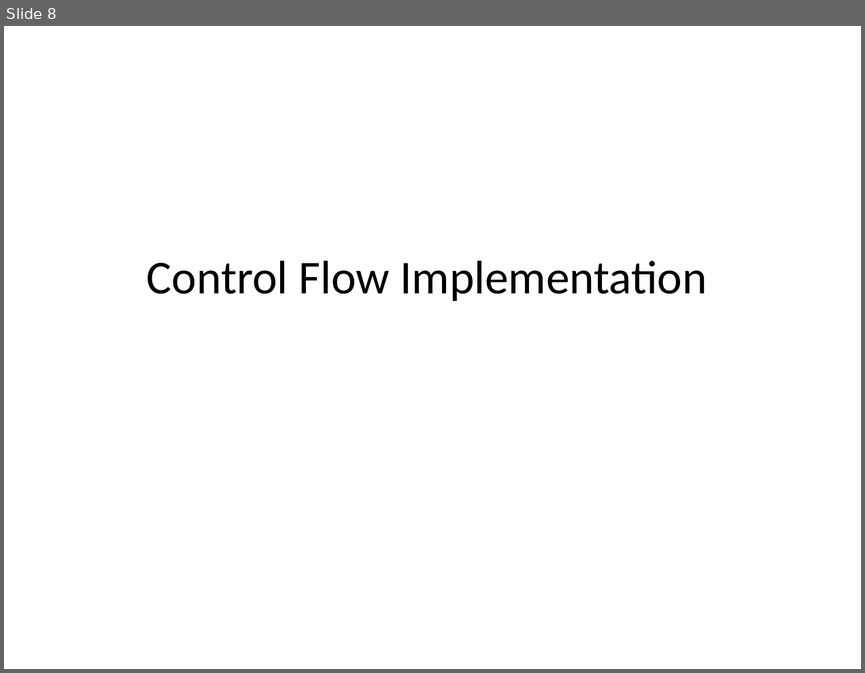
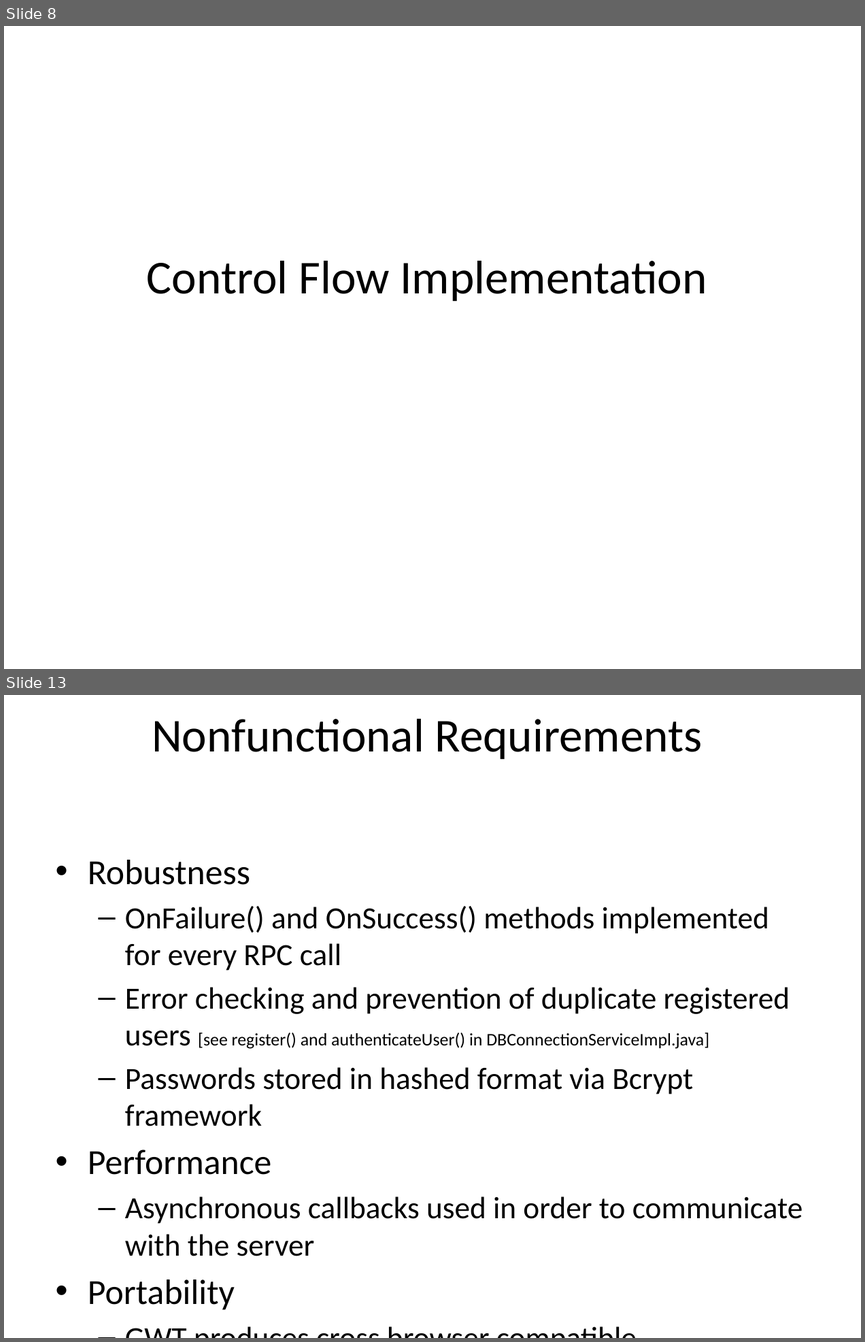
Before and after one commit to AtulanZaman/HealthyEatingApp, a slide deck: Documents/Assign#3/Presentation.pptx. Shown one above the other, each under a label of ours: slide 8 before the commit, slides 8 and 13 after it; the slides between them are not shown. The pictures are 865x673 and 865x1342 pixels, drawn with LibreOffice and Linux fonts; fonts in the diff are those of the drawing. Boxes give left, top, right and bottom in pixels: in the first picture for what was removed or moved away, otherwise in the second. Text is boxed around its words. In the diff, an @@ line names an element or a change of style, - is before the commit and + after.

```diff
--- a/Documents/Assign#3/Presentation.pptx
+++ b/Documents/Assign#3/Presentation.pptx
@@ slide 13 added at box(4, 695, 861, 1338), background #FFFFFF @@
@@ title added at box(152, 719, 702, 760), 39.6 pt, text #000000 @@
+Nonfunctional Requirements
@@ text added at box(88, 860, 803, 1310), 25.9 pt, text #000000 @@
+• Robustness
+  – OnFailure() and OnSuccess() methods implemented for every RPC call
+  – Error checking and prevention of duplicate registered users [see register() and authenticateUser() in DBConnectionServiceImpl.java]
+  – Passwords stored in hashed format via Bcrypt framework
+• Performance
+  – Asynchronous callbacks used in order to communicate with the server
+• Portability
+  – GWT produces cross browser compatible
```
Also in this commit, not shown: 4 other slides added, 5 other files.
